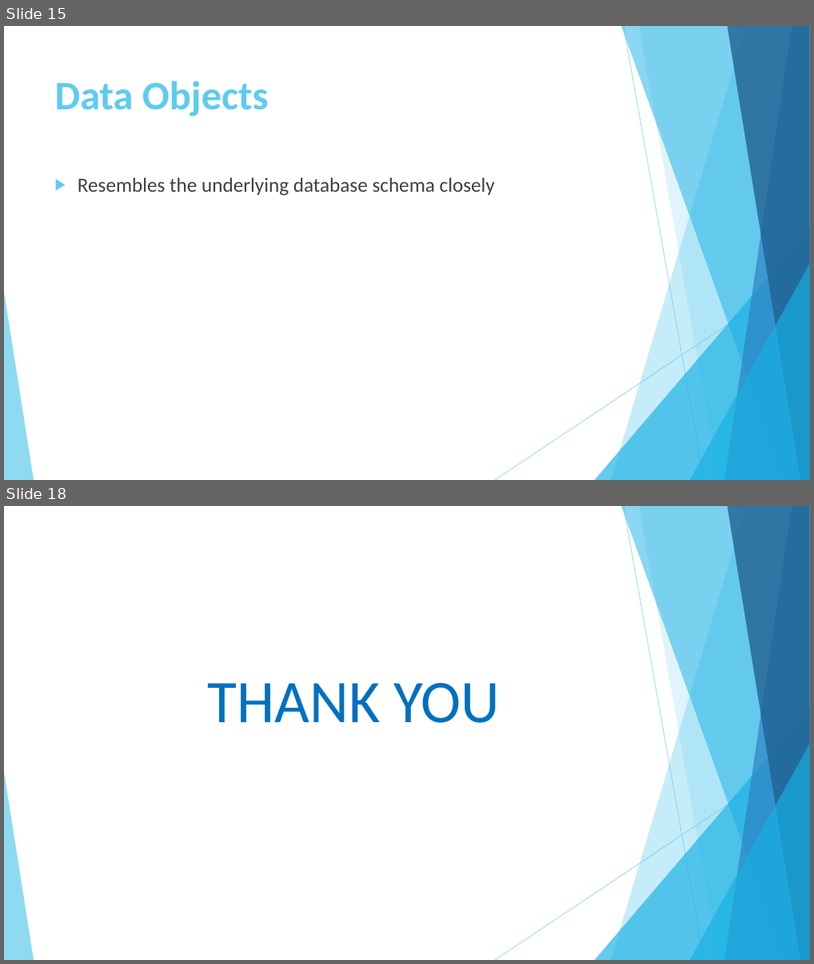
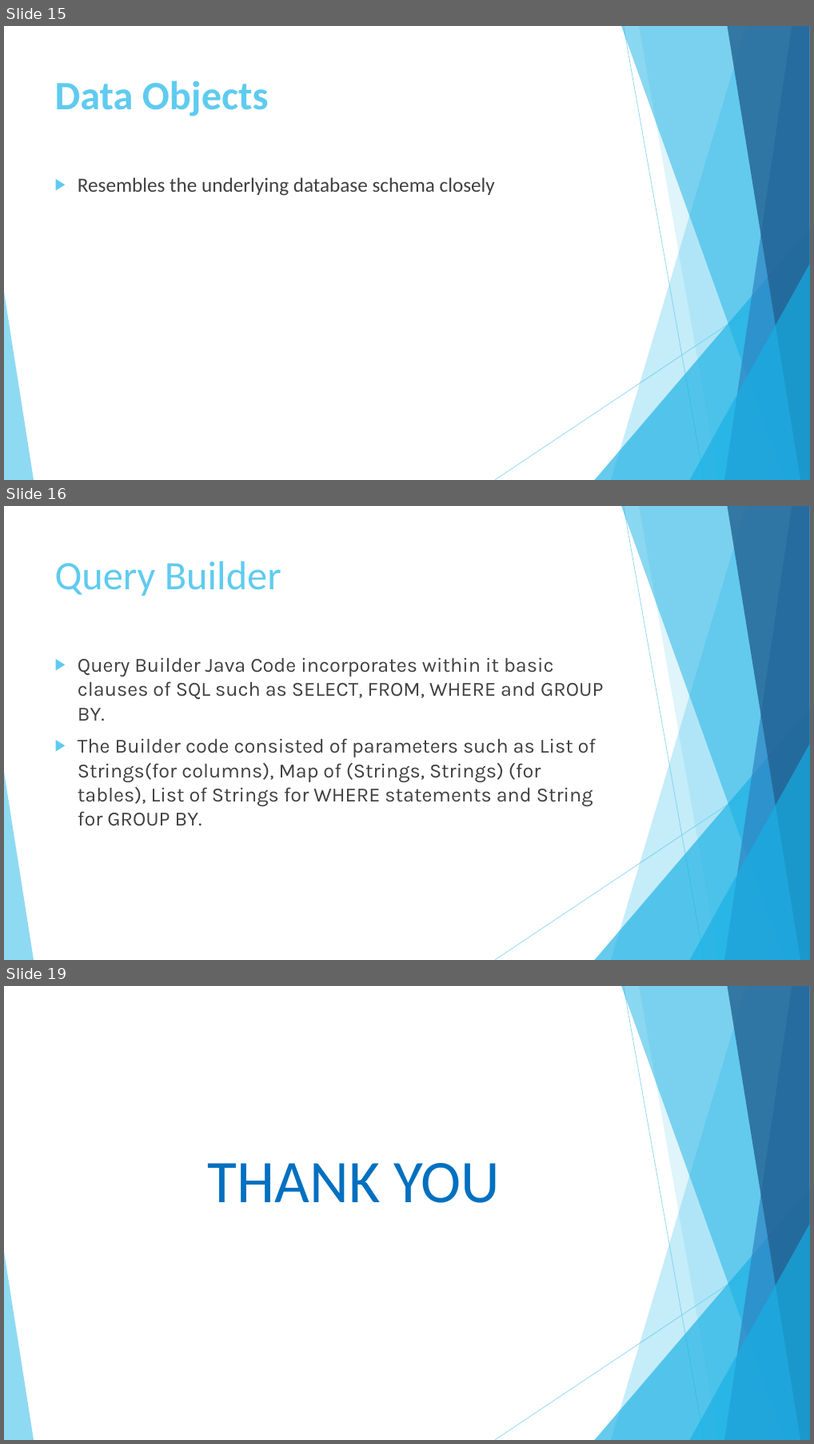
Before and after one commit to theshubhamp-zz/HAD, a slide deck: docs/HAD project.pptx. Shown one above the other, each under a label of ours: slides 15 and 18 before the commit, slides 15, 16 and 19 after it; the slides between them are not shown. The pictures are 814x964 and 814x1444 pixels, drawn with LibreOffice and Linux fonts; fonts in the diff are those of the drawing. Boxes give left, top, right and bottom in pixels: in the first picture for what was removed or moved away, otherwise in the second. Text is boxed around its words. In the diff, an @@ line names an element or a change of style, - is before the commit and + after.

```diff
--- a/docs/HAD project.pptx
+++ b/docs/HAD project.pptx
@@ slide 16 added at (4,506,810,960), background #FFFFFF; not listed: 10 template elements that a slide beside it also shows @@
@@ title added at (55,561,282,596), 48 pt, text #5FCBEF @@
+Query Builder
@@ text added at (78,657,603,826), 24 pt, text #404040 @@
+▶ Query Builder Java Code incorporates within it basic clauses of SQL such as SELECT, FROM, WHERE and GROUP BY.
+▶ The Builder code consisted of parameters such as List of Strings(for columns), Map of (Strings, Strings) (for tables), List of Strings for WHERE statements and String for GROUP BY.
@@ what was slide 18 is now slide 19 @@
```
Also in this commit, not shown: 2 slides changed.
